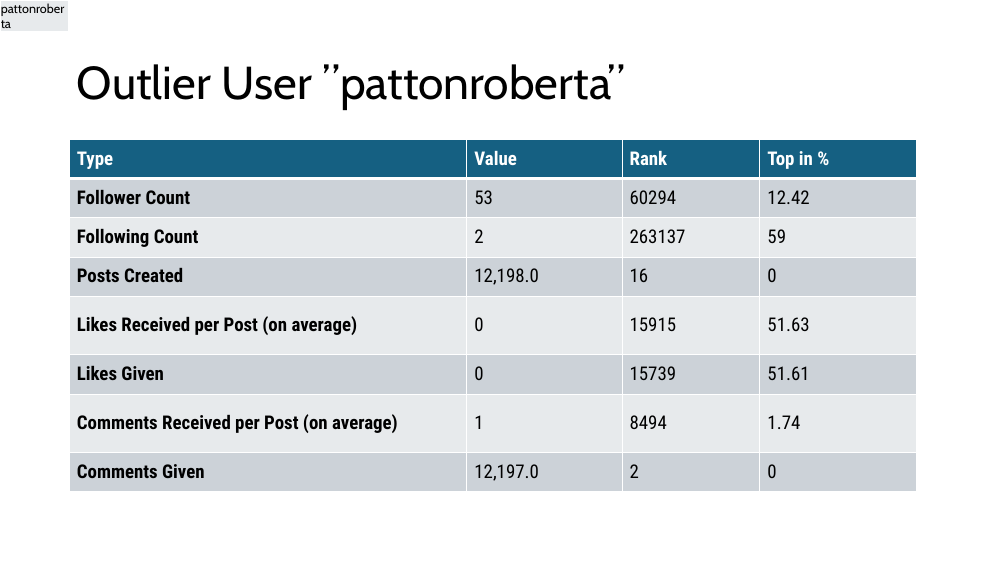
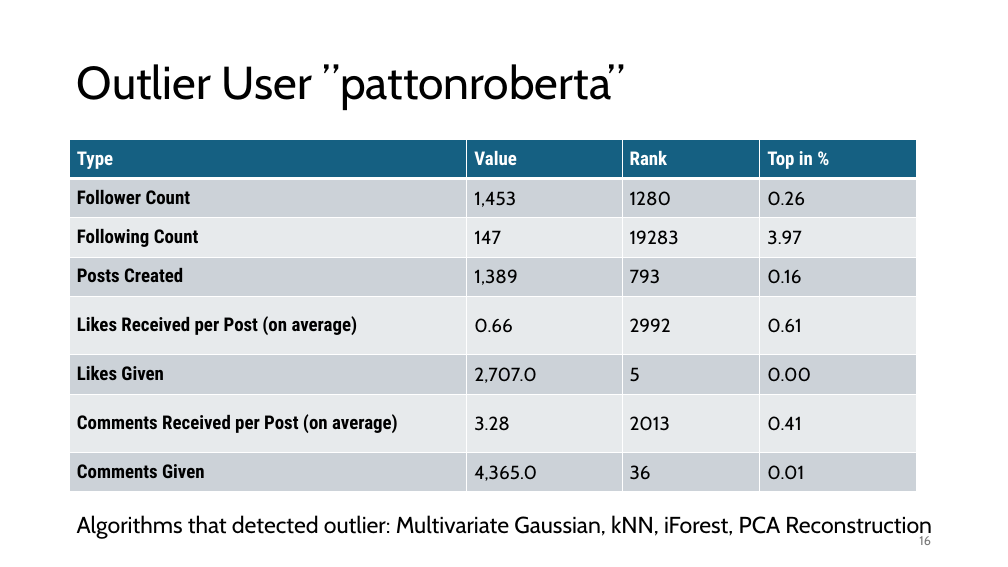
Before and after one commit to jonas-blum/data-mining-1, a slide deck: slide 16 of project/project-presentation.pptx. Drawn at 1008x567 pixels with LibreOffice and Linux fonts; fonts in the diff are those of the drawing. Boxes give left, top, right and bottom in pixels: in the first picture for what was removed or moved away, otherwise in the second. Text is boxed around its words. In the diff, an @@ line names an element or a change of style, - is before the commit and + after.

Commit message:
updating presentation

```diff
--- a/project/project-presentation.pptx
+++ b/project/project-presentation.pptx
@@ table removed at box(0, 0, 68, 31), 1 rows, 1 columns @@
-pattonroberta
@@ table at box(70, 140, 917, 492) @@
-row 2: Follower Count | 53 | 60294 | 12.42
+row 2: Follower Count | 1,453 | 1280 | 0.26
-row 3: Following Count | 2 | 263137 | 59
+row 3: Following Count | 147 | 19283 | 3.97
-row 4: Posts Created | 12,198.0 | 16 | 0
+row 4: Posts Created | 1,389 | 793 | 0.16
-row 5: Likes Received per Post (on average) | 0 | 15915 | 51.63
+row 5: Likes Received per Post (on average) | 0.66 | 2992 | 0.61
-row 6: Likes Given | 0 | 15739 | 51.61
+row 6: Likes Given | 2,707.0 | 5 | 0.00
-row 7: Comments Received per Post (on average) | 1 | 8494 | 1.74
+row 7: Comments Received per Post (on average) | 3.28 | 2013 | 0.41
-row 8: Comments Given | 12,197.0 | 2 | 0
+row 8: Comments Given | 4,365.0 | 36 | 0.01
@@ text added at box(77, 515, 932, 539), 22 pt, text #000000 @@
+Algorithms that detected outlier: Multivariate Gaussian, kNN, iForest, PCA Reconstruction
@@ page number added at box(919, 536, 931, 545), 12 pt, text #797979 @@
+16
```
Also in this commit, not shown: 20 other slides changed, 1 other file.
